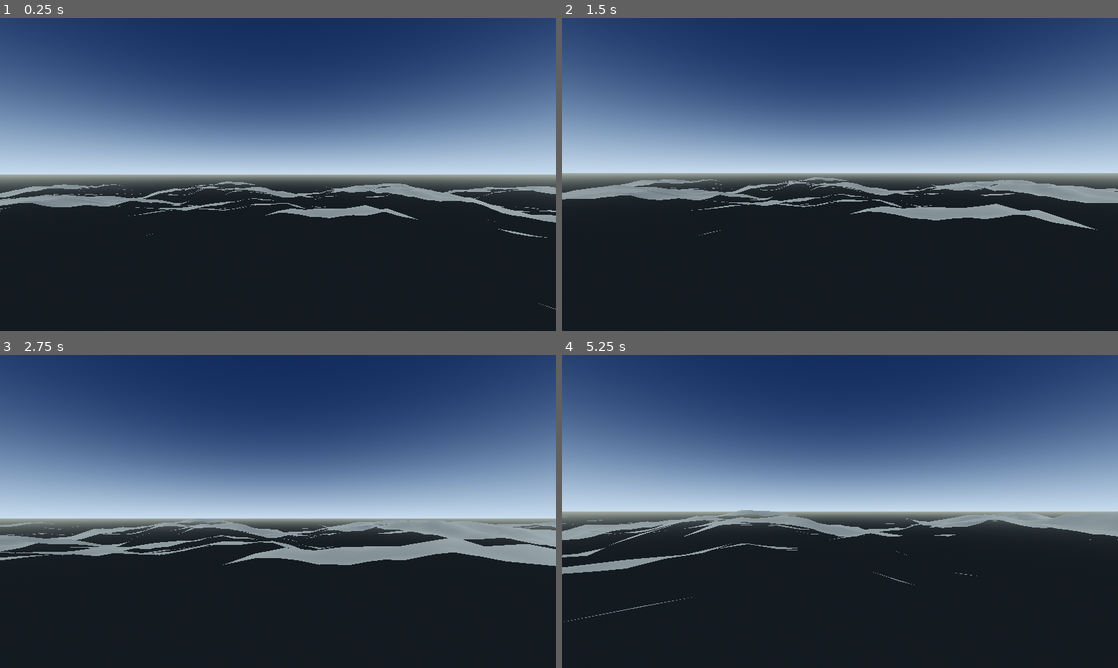
Above: before the commit, frames 1-4 (two rows, left to right).
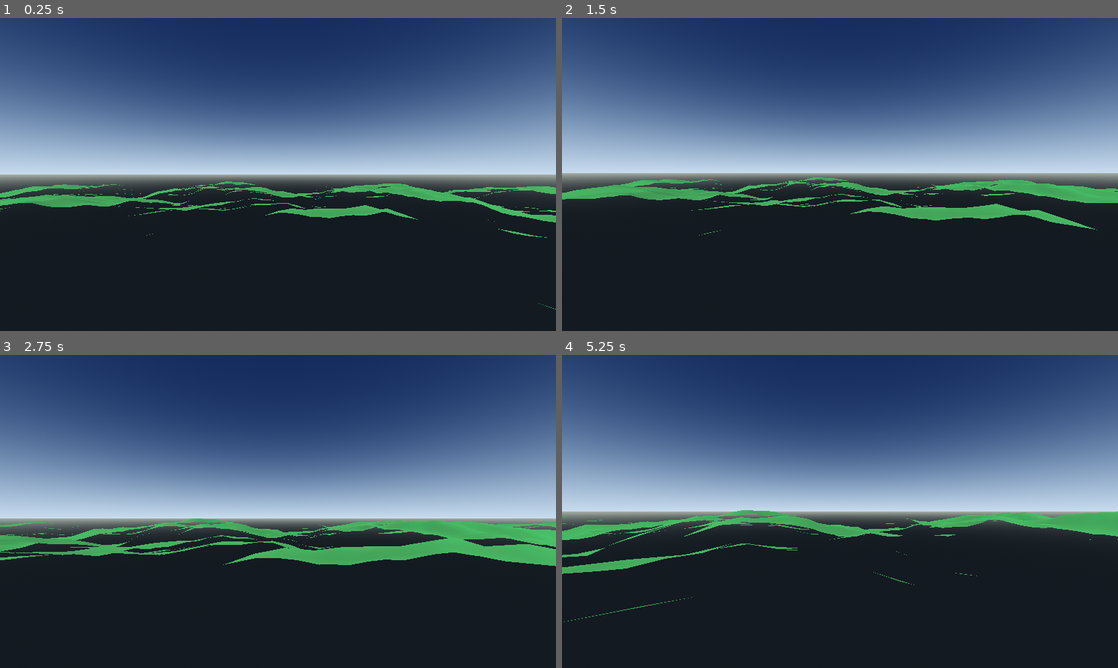
Above: after the commit, the same moments.

Repository: kansation/Space-Exploring-Game
Game: Godot game, scene res://scenes/procedural_terrain.tscn
The game is run twice, just before and just after one commit, with the same random seed, the same clock (stepped at 60 frames per second) and the same inputs.
Inputs (mouse positions are in pixels of both pictures, inside the frame that each line leads up to):
- Up to frame 1 (0.25 s): no input
- Up to frame 2 (1.5 s): tap Enter at 0.5 s; move the mouse to (867, 174) at 0.52 s; hold W (move_forward) from 0.53 s (still down); click (867, 174) at 0.67 s; tap Space (jump) at 0.77 s; move the mouse to (812, 174) at 1.27 s
- Up to frame 3 (2.75 s): keep holding W (move_forward); tap Space (jump) at 1.52 s; move the mouse to (289, 505) at 2.02 s
- Up to frame 4 (5.25 s): keep holding W (move_forward); move the mouse to (834, 517) at 2.77 s; click (834, 517) at 2.92 s; tap Space (jump) at 3.02, 3.77, 4.52 s; move the mouse to (878, 514) at 3.52 s; move the mouse to (795, 508) at 4.27 s; move the mouse to (845, 511) at 5.02 s; click (845, 511) at 5.17 s

The runs differ from the first frame. In frame 1, 3.1% of the frame differs, in the area x 0-100%, y 52-94%; in frame 2, 4.1%; in frame 3, 6.2%, in the area x 0-100%, y 52-68%; in frame 4, 3.8%.

Commit message:
Set procedural terrain green

Diff:
--- a/game/scenes/procedural_terrain.tscn
+++ b/game/scenes/procedural_terrain.tscn
@@ -21,7 +21,7 @@
 tonemap_mode = 2
 
 [sub_resource type="StandardMaterial3D" id="Material_terrain"]
-albedo_color = Color(0.32, 0.33, 0.3, 1)
+albedo_color = Color(0.12, 0.38, 0.16, 1)
 roughness = 1.0
 
 [node name="ProceduralTerrain" type="Node3D"]
